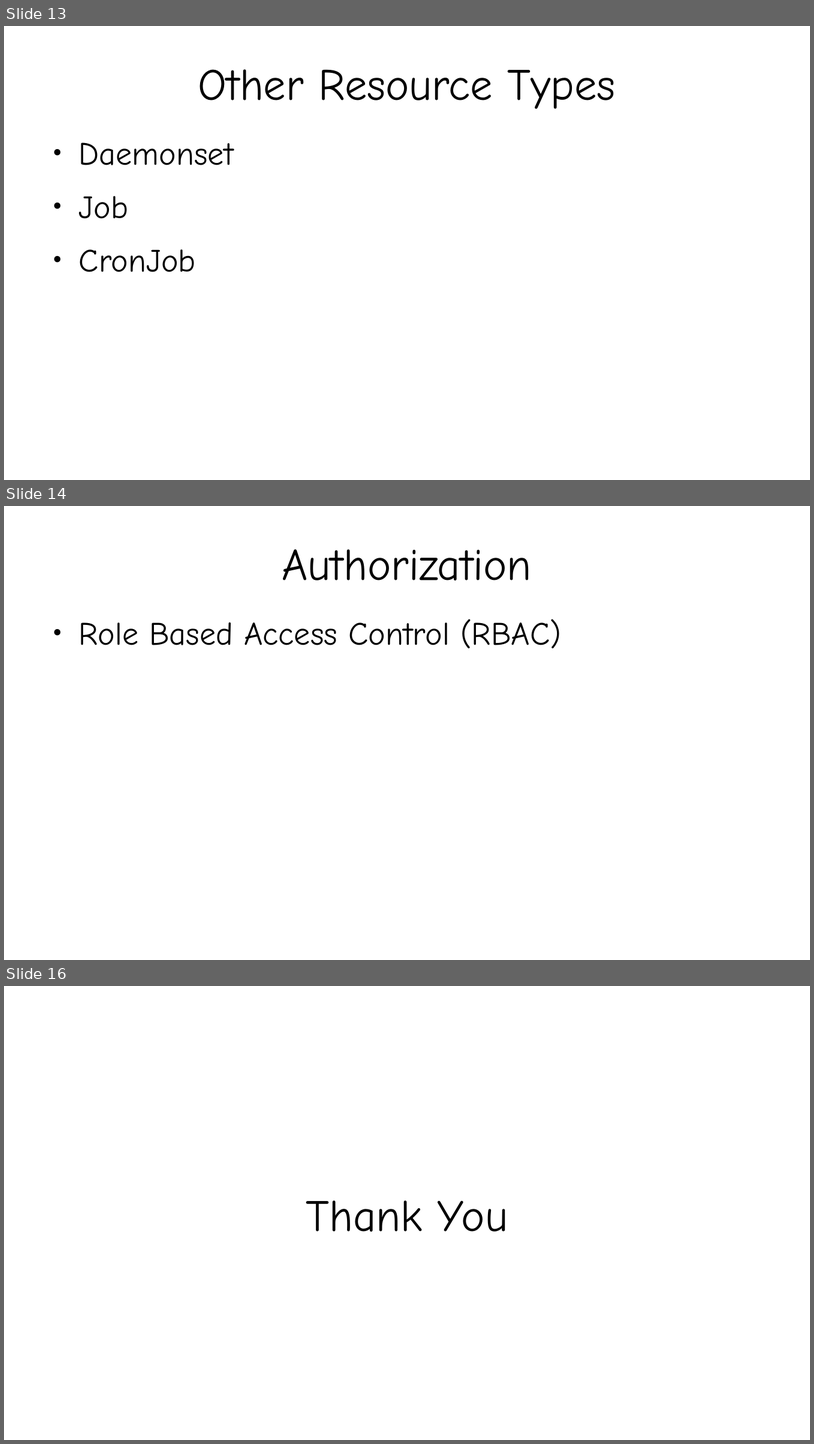
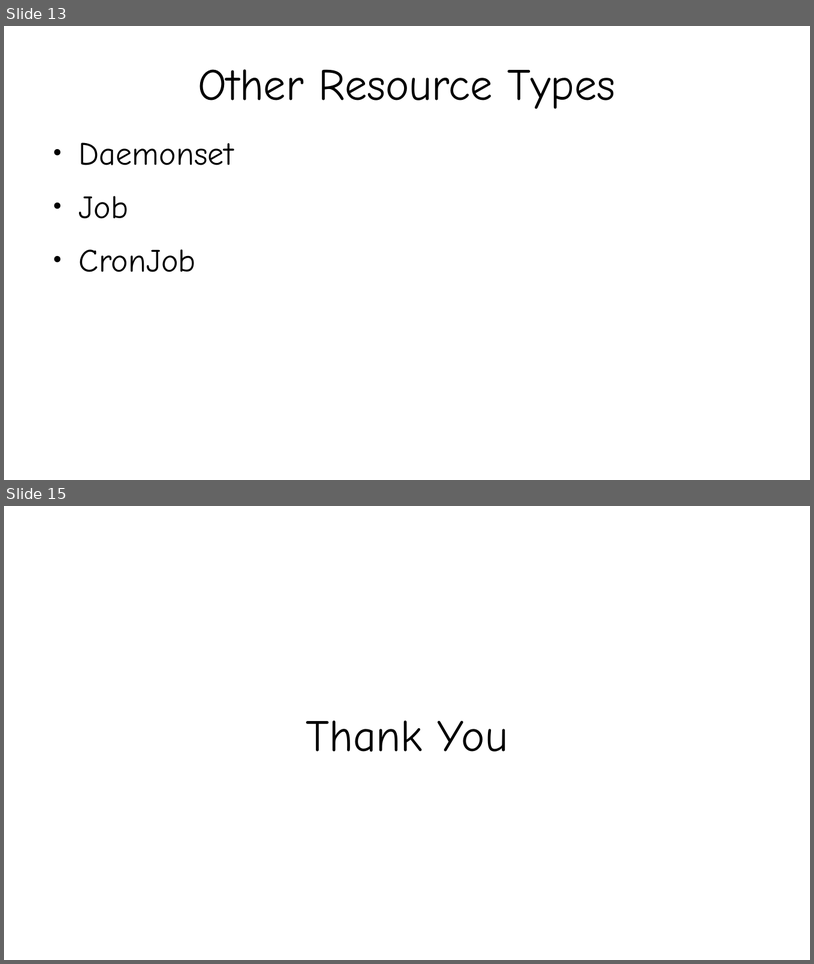
Before and after one commit to kislaykishore/microservices, a slide deck: Kubernetes.odp. Shown one above the other, each under a label of ours: slides 13, 14 and 16 before the commit, slides 13 and 15 after it; the slides between them are not shown. The pictures are 814x1444 and 814x964 pixels, drawn with LibreOffice and Linux fonts; fonts in the diff are those of the drawing. Boxes give left, top, right and bottom in pixels: in the first picture for what was removed or moved away, otherwise in the second. Text is boxed around its words. In the diff, an @@ line names an element or a change of style, - is before the commit and + after.

```diff
--- a/Kubernetes.odp
+++ b/Kubernetes.odp
@@ slide 14 removed at (4, 506, 810, 960), background #FFFFFF @@
@@ title removed at (282, 549, 532, 580) @@
-Authorization
@@ text removed at (79, 619, 561, 648) @@
-● Role Based Access Control (RBAC)
@@ what was slide 16 is now slide 15 @@
```
Also in this commit, not shown: 4 slides changed, 6 other files.
